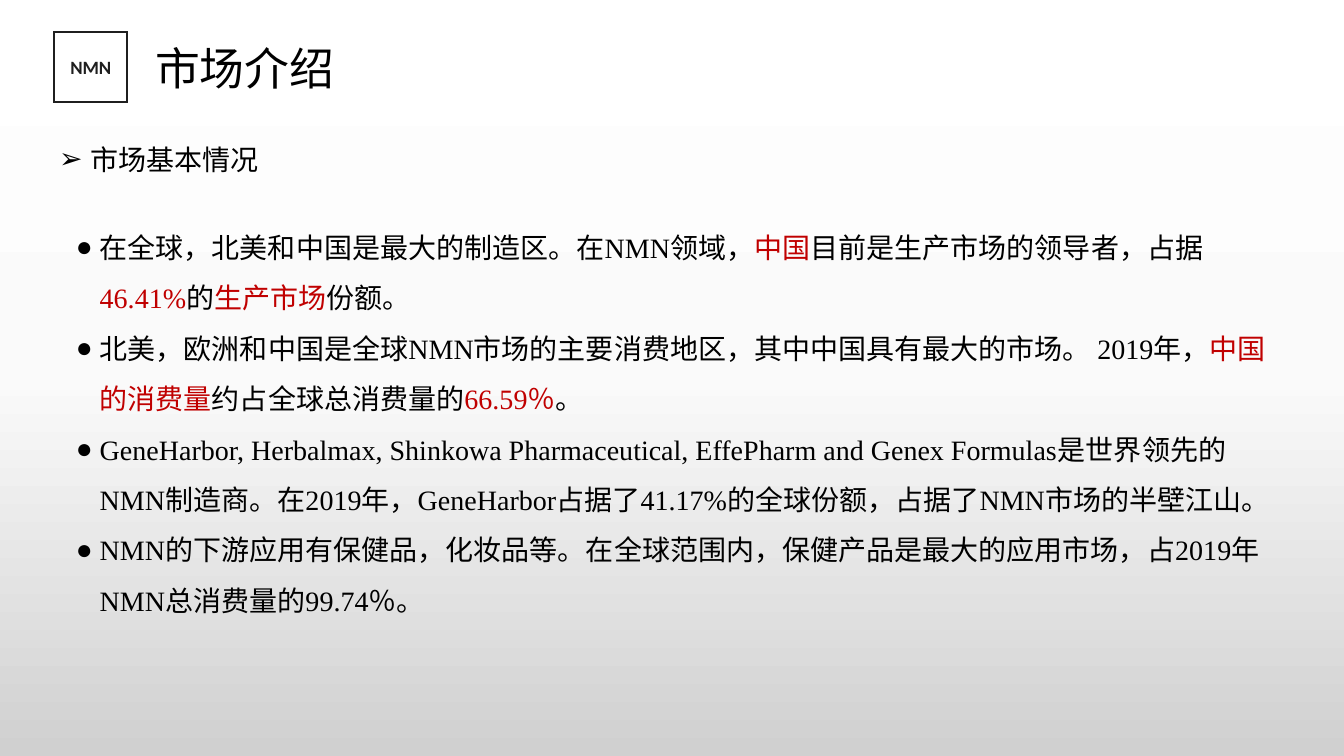
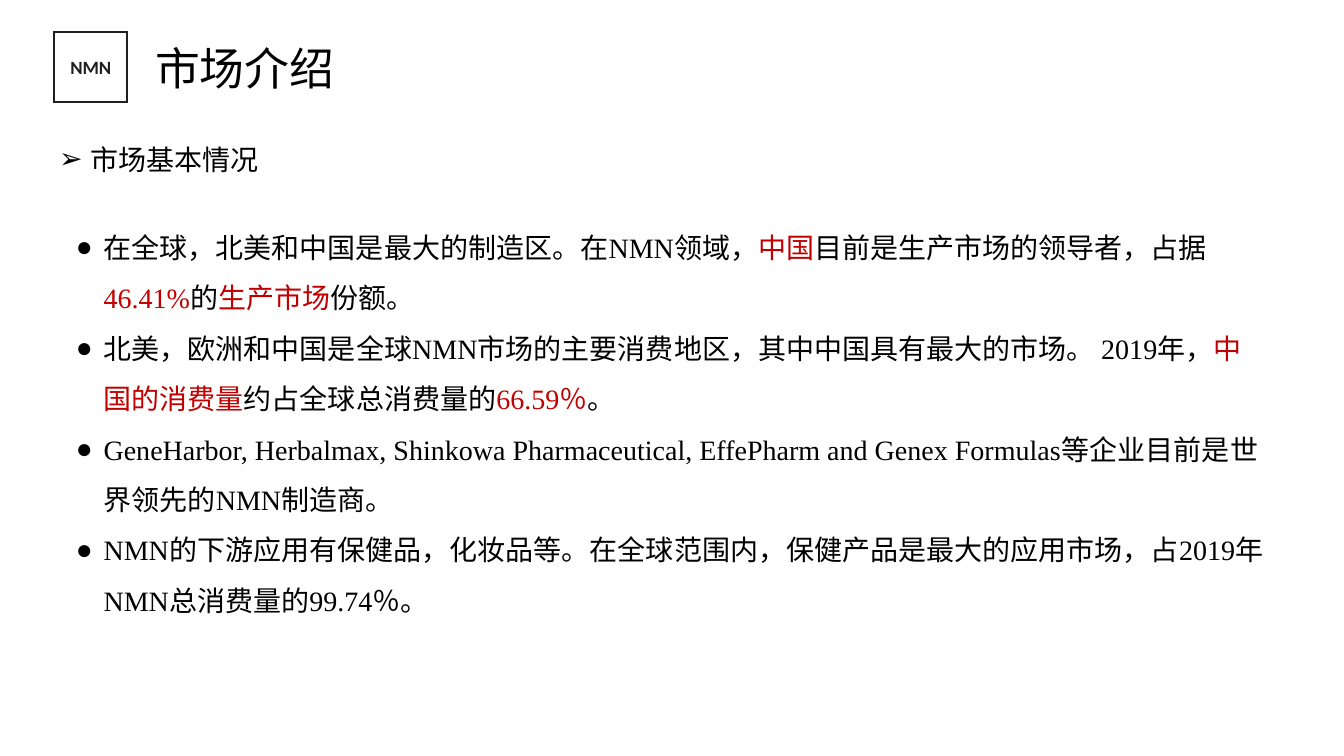
Before and after one commit to JuXue54/blockchain, a slide deck: slide 8 of temp/NMN商业计划书2.pptx. Drawn at 1344x756 pixels with LibreOffice and Linux fonts; fonts in the diff are those of the drawing; background and template pictures are left out. Boxes give left, top, right and bottom in pixels: in the first picture for what was removed or moved away, otherwise in the second. Text is boxed around its words. In the diff, an @@ line names an element or a change of style, - is before the commit and + after.

```diff
--- a/temp/NMN商业计划书2.pptx
+++ b/temp/NMN商业计划书2.pptx
@@ background gradient #FFFFFF to #FBFBFB to #D1D1D1 to #FFFFFF @@
@@ text at box(104, 234, 1264, 614): indent changed @@
@@ text at box(104, 440, 948, 513): text changed @@
-● GeneHarbor, Herbalmax, Shinkowa Pharmaceutical, EffePharm and Genex Formulas是世界领先的NMN制造商。在2019年，GeneHarbor占据了41.17%的全球份额，占据了NMN市场的半壁江山。
+● GeneHarbor, Herbalmax, Shinkowa Pharmaceutical, EffePharm and Genex Formulas等企业目前是世界领先的NMN制造商。
```
Also in this commit, not shown: 23 other slides changed, 2 slides added, 2 slides removed.
